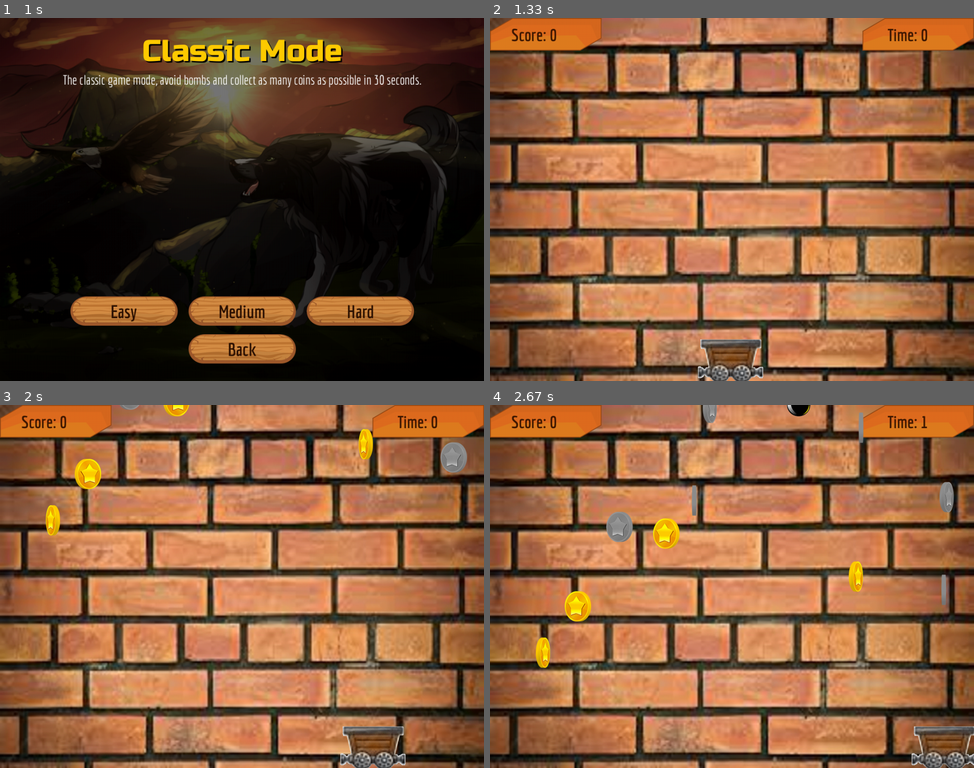
Above: before the commit, frames 1-4 (two rows, left to right).
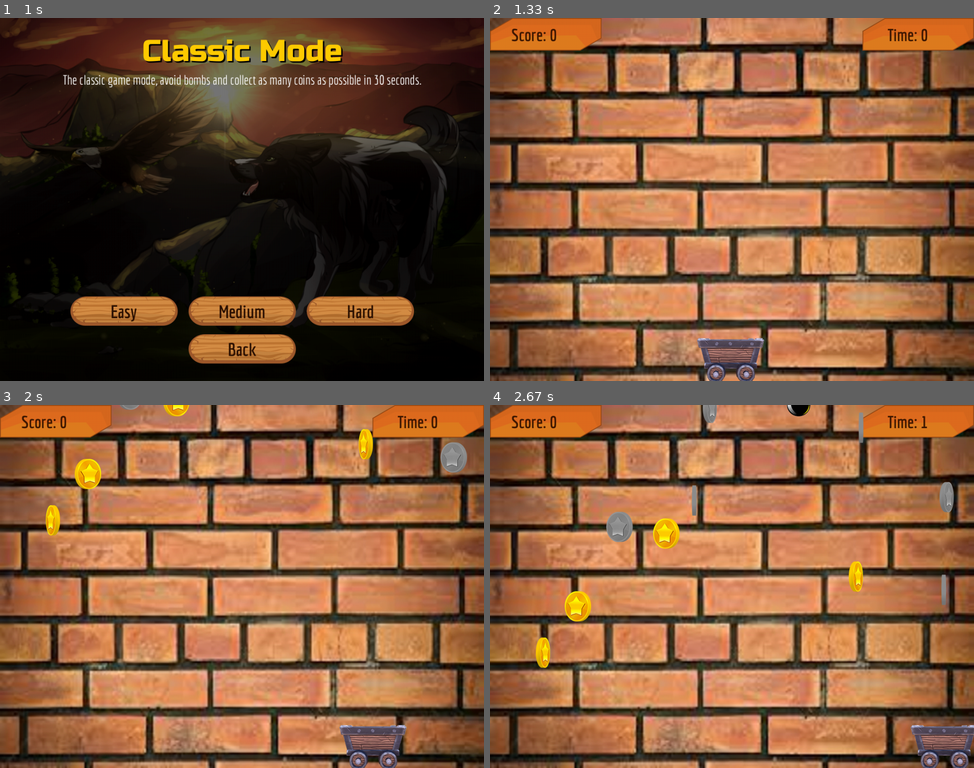
Above: after the commit, the same moments.

Repository: vineetjc/pygame-Coin-Fall-
Game: pygame game, started from main.py
Same seed, same stepped clock (60 frames per second), same inputs: the game is played once before the commit and once after it.
Inputs:
- Up to frame 1 (1 s): click "Start" at 0.38 s; click "Classic" at 0.72 s
- Up to frame 2 (1.33 s): click "Medium" at 1.05 s
- Up to frame 3 (2 s): hold Right 1.33-1.8 s
- Up to frame 4 (2.67 s): hold Right 2.17-2.63 s

Frame 1 is identical in both runs. In frame 2, 1.2% of the frame differs, in the area x 42-57%, y 88-100%; in frame 3, 1.2%, in the area x 70-84%, y 88-100%; in frame 4, 1.2%.

Commit message:
Changed: Cart images

Diff:
--- a/src/managers/resources.py
+++ b/src/managers/resources.py
@@ -45,13 +45,13 @@
         self.logo = pygame.image.load(
             'res/images/misc/logo.png').convert_alpha()
         self.cart_img = pygame.image.load(
-            'res/images/bg/cart.png').convert_alpha()
+            'res/images/objects/cart_new.png').convert_alpha()
         self.cart_player1_img = pygame.image.load(
-            'res/images/bg/cart_player1.png').convert_alpha()
+            'res/images/objects/cart_player1.png').convert_alpha()
         self.cart_player2_img = pygame.image.load(
-            'res/images/bg/cart_player2.png').convert_alpha()
+            'res/images/objects/cart_player2.png').convert_alpha()
         self.cart_ai_img = pygame.image.load(
-            'res/images/bg/cart_ai.png').convert_alpha()
+            'res/images/objects/cart_ai.png').convert_alpha()
         self.coin_img = pygame.image.load(
             'res/images/bg/coin.jpg').convert()
         self.bluecoin = pygame.image.load(
Binary file added: res/images/objects/cart_ai.png
Binary file added: res/images/objects/cart_new.png
Binary file added: res/images/objects/cart_player1.png
Binary file added: res/images/objects/cart_player2.png
